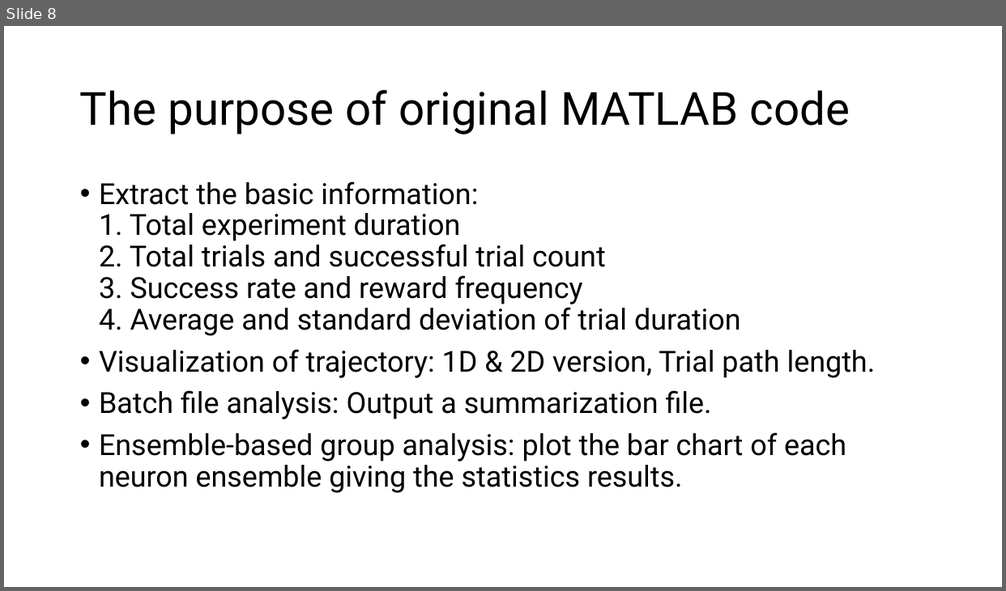
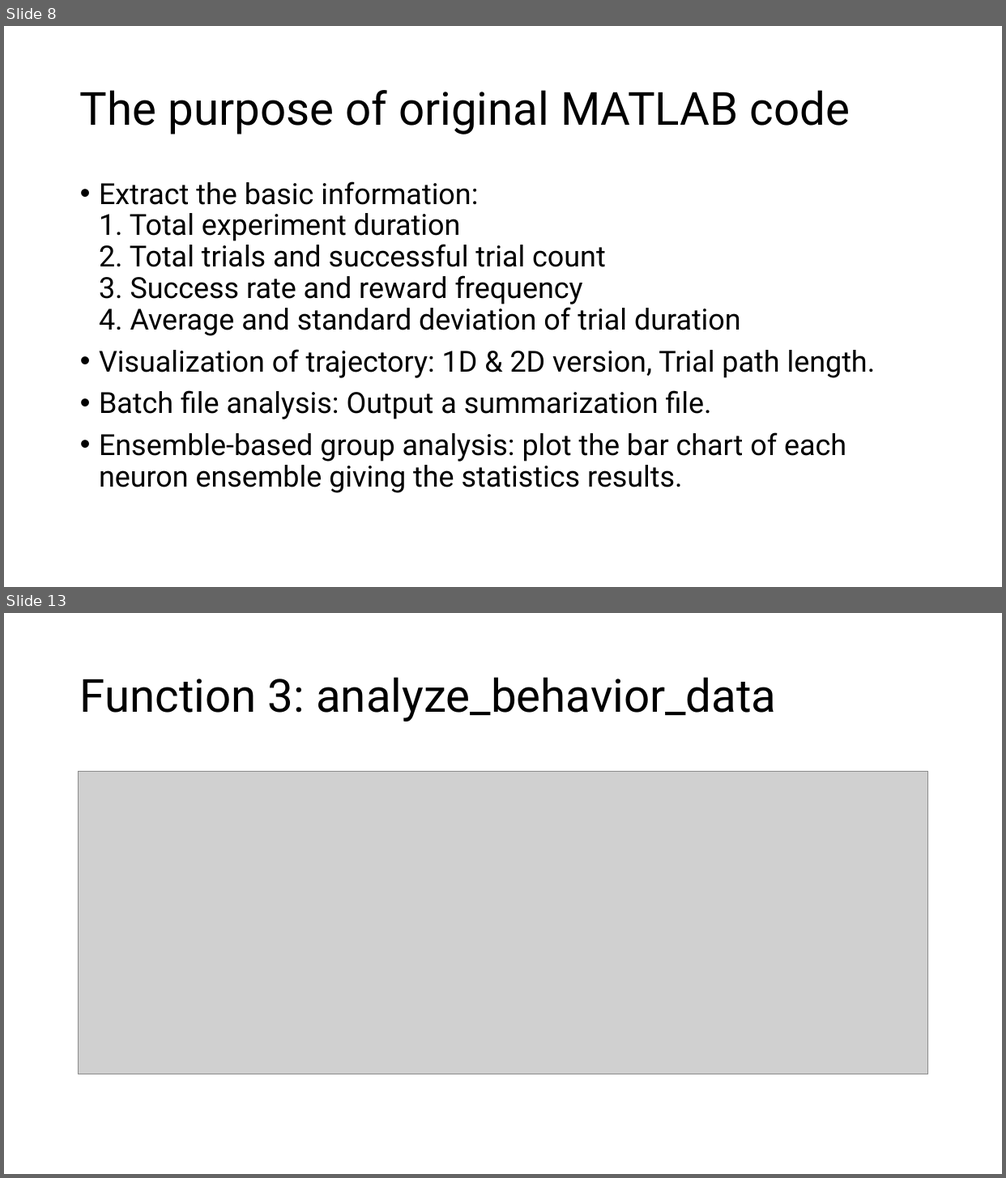
Before and after one commit to ChuehSY/FinalProject_ComSkillNeuro, a slide deck: Final presentation.pptx. Shown one above the other, each under a label of ours: slide 8 before the commit, slides 8 and 13 after it; the slides between them are not shown. The pictures are 1006x591 and 1006x1178 pixels, drawn with LibreOffice and Linux fonts; fonts in the diff are those of the drawing; grey boxes stand for pictures. Boxes give left, top, right and bottom in pixels: in the first picture for what was removed or moved away, otherwise in the second. Text is boxed around its words. In the diff, an @@ line names an element or a change of style, - is before the commit and + after.

```diff
--- a/Final presentation.pptx
+++ b/Final presentation.pptx
@@ slide 13 added at (x1=4, y1=613, x2=1002, y2=1174), background #FFFFFF @@
@@ title added at (x1=80, y1=677, x2=776, y2=722), 44 pt, text #000000 @@
+Function 3: analyze_behavior_data
@@ picture added at (x1=78, y1=772, x2=928, y2=1075) @@
```
Also in this commit, not shown: 1 slide changed, 8 other slides added, 2 other files.
